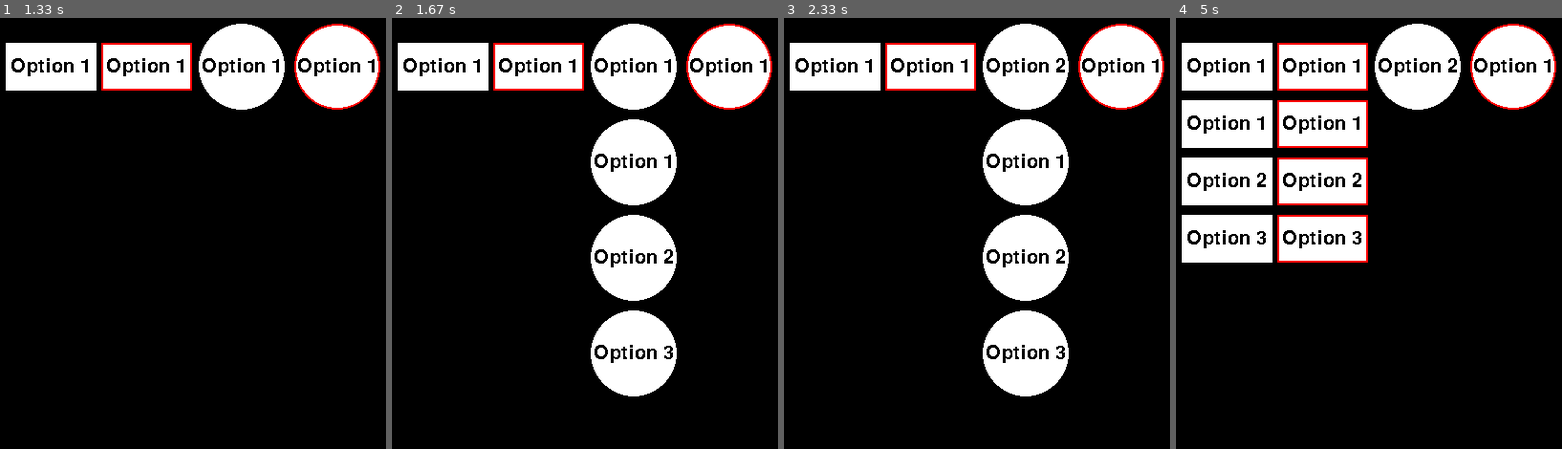
Above: before the commit, frames 1-4 (left to right).
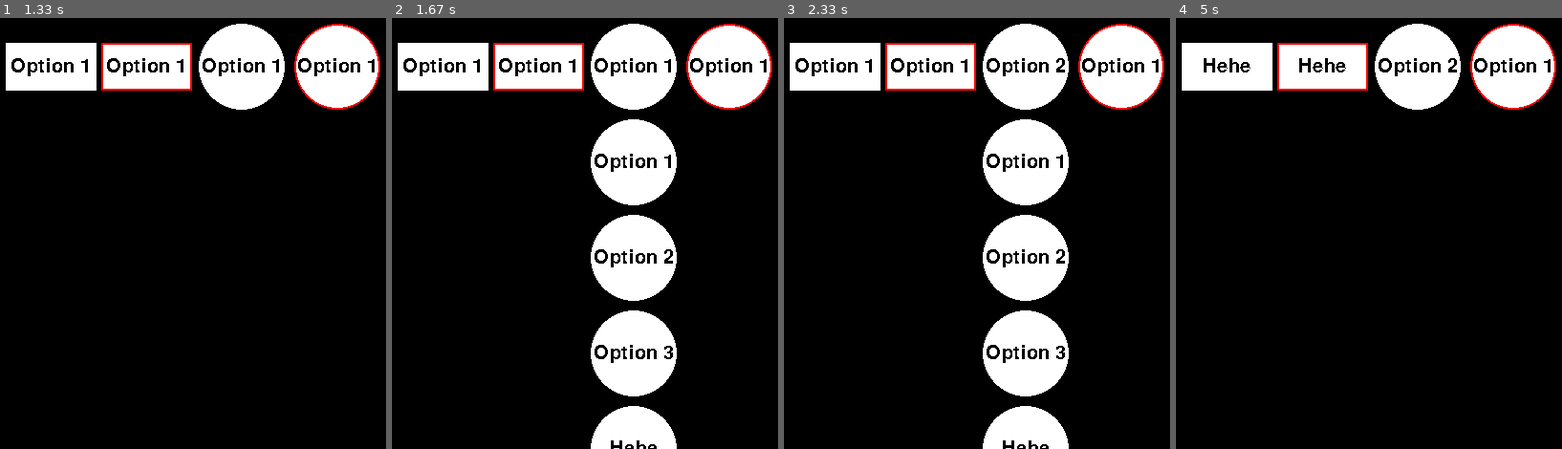
Above: after the commit, the same moments.

Repository: Ben-Edwards44/pygame-ui-toolkit
Game: pygame game, started from examples/dropdown.py
The game is run twice, just before and just after one commit, with the same random seed, the same clock (stepped at 60 frames per second) and the same inputs.
Inputs (mouse positions are in pixels of both pictures, inside the frame that each line leads up to):
- Up to frame 1 (1.33 s): no input
- Up to frame 2 (1.67 s): click (654, 43) at 1.38 s
- Up to frame 3 (2.33 s): click (1034, 250) at 1.72 s; click (988, 48) at 2.05 s
- Up to frame 4 (5 s): click (1376, 259) at 2.38 s; click (1291, 52) at 3.22 s; click (1322, 298) at 3.55 s, where only the run after the commit has a clickable "Hehe"; click (1322, 65) at 3.88 s, where only the run after the commit has a clickable "Hehe"; click (1322, 65) at 4.22 s, where only the run after the commit has a clickable "Hehe"; click (1226, 48) at 4.55 s; click (1257, 293) at 4.88 s

Frame 1 is identical in both runs. In frame 2, 1.6% of the frame differs, in the area x 51-74%, y 90-100%; in frame 3, 1.6%; in frame 4, 15%, in the area x 1-50%, y 9-57%.

Commit message:
Added on_option_changed to all dropdown menus

Diff:
--- a/examples/dropdown.py
+++ b/examples/dropdown.py
@@ -2,7 +2,7 @@
 from src.elements import dropdown
 
 
-OPTIONS = ["Option 1", "Option 2", "Option 3"]
+OPTIONS = ["Option 1", "Option 2", "Option 3", "Hehe"]
 
 FONT_COLOUR = (0, 0, 0)
 FONT_SIZE = 30
@@ -22,12 +22,16 @@
     print("click")
 
 
+def on_option_changed(option):
+    print(option.text_wrapper.text)
+
+
 def create_dropdowns():
-    rect = dropdown.RectDropdown(window, OPTIONS, 100, 100, BACKGROUND_COLOUR, 95, 50, FONT_COLOUR, FONT_SIZE, on_click=on_click)
-    bord_rect = dropdown.BorderedRectDropdown(window, OPTIONS, 200, 100, BACKGROUND_COLOUR, BORDER_COLOUR, 95, 50, BORDER_WIDTH, FONT_COLOUR, FONT_SIZE, on_click=on_click)
+    rect = dropdown.RectDropdown(window, OPTIONS, 100, 100, BACKGROUND_COLOUR, 95, 50, FONT_COLOUR, FONT_SIZE, on_click=on_click, on_option_changed=on_option_changed)
+    bord_rect = dropdown.BorderedRectDropdown(window, OPTIONS, 200, 100, BACKGROUND_COLOUR, BORDER_COLOUR, 95, 50, BORDER_WIDTH, FONT_COLOUR, FONT_SIZE, on_click=on_click, on_option_changed=on_option_changed)
 
-    circ = dropdown.CircleDropdown(window, OPTIONS, 300, 100, BACKGROUND_COLOUR, 45, FONT_COLOUR, FONT_SIZE, on_click=on_click)
-    bord_circ = dropdown.BorderedCircleDropdown(window, OPTIONS, 400, 100, BACKGROUND_COLOUR, BORDER_COLOUR, 45, BORDER_WIDTH, FONT_COLOUR, FONT_SIZE, on_click=on_click)
+    circ = dropdown.CircleDropdown(window, OPTIONS, 300, 100, BACKGROUND_COLOUR, 45, FONT_COLOUR, FONT_SIZE, on_click=on_click, on_option_changed=on_option_changed)
+    bord_circ = dropdown.BorderedCircleDropdown(window, OPTIONS, 400, 100, BACKGROUND_COLOUR, BORDER_COLOUR, 45, BORDER_WIDTH, FONT_COLOUR, FONT_SIZE, on_click=on_click, on_option_changed=on_option_changed)
 
     return [rect, bord_rect, circ, bord_circ]
 
--- a/src/elements/dropdown.py
+++ b/src/elements/dropdown.py
@@ -32,10 +32,12 @@
 
 
 class Dropdown(toggle.Toggle):
-    def __init__(self, button_object: object, option_buttons: list[object], option_names: list[str], font_colour: tuple[int], font_size: int, font_name: str | None = None, initial_option: int = 0, start_active: bool = False, antialias: bool = False) -> None:
+    def __init__(self, button_object: object, option_buttons: list[object], option_names: list[str], font_colour: tuple[int], font_size: int, font_name: str | None = None, on_option_changed: callable = None, initial_option: int = 0, start_active: bool = False, antialias: bool = False) -> None:
         self.font_colour = font_colour
         self.font_size = font_size
         self.font_name = font_name
+
+        self.on_option_changed = on_option_changed
 
         self.antialias = antialias
 
@@ -69,6 +71,8 @@
 
         self.text_wrapper.update_text(option.text_wrapper.text, self.font_colour, self.font_size, self.font_name)
 
+        utils.call_func(self.on_option_changed, option)
+
     def update(self) -> None:
         self.text_wrapper.update()
 
@@ -81,11 +85,11 @@
 
 
 class RectDropdown(Dropdown):
-    def __init__(self, surface: pygame.Surface, option_names …(136 unchanged characters)…  str | None = None, y_offset: int = 10, initial_option: int = 0, on_click: calla …(153 unchanged characters)…
+    def __init__(self, surface: pygame.Surface, option_names …(136 unchanged characters)…  str | None = None, y_offset: int = 10, on_option_changed: callable = None, initial_option: int = 0, on_click: calla …(153 unchanged characters)…
         button_object = button.RectButton(surface, x, y, background_colour, width, height, on_click, on_hover, on_normal, corner_radius)
         option_buttons = self.create_buttons(surface, len(option_names), x, y, background_colour, width, height, y_offset, on_click, on_hover, on_normal, corner_radius)
 
-        super().__init__(button_object, option_buttons, option_names, font_colour, font_size, font_name, initial_option, start_active, antialias)
+        super().__init__(button_object, option_buttons, option_names, font_colour, font_size, font_name, on_option_changed, initial_option, start_active, antialias)
 
     def create_buttons(self, surface: pygame.Surface, num_options: int, x: int, y: int, colour: tuple[int], width: int, height: int, y_offset: int, on_click: callable, on_hover: callable, on_normal: callable, corner_radius: int) -> list[button.RectButton]:
         buttons = []
@@ -99,11 +103,11 @@
 
 
 class CircleDropdown(Dropdown):
-    def __init__(self, surface: pygame.Surface, option_names …(124 unchanged characters)…  str | None = None, y_offset: int = 10, initial_option: int = 0, on_click: calla …(128 unchanged characters)…
+    def __init__(self, surface: pygame.Surface, option_names …(124 unchanged characters)…  str | None = None, y_offset: int = 10, on_option_changed: callable = None, initial_option: int = 0, on_click: calla …(128 unchanged characters)…
         button_object = button.CircleButton(surface, x, y, background_colour, radius, on_click, on_hover, on_normal)
         option_buttons = self.create_buttons(surface, len(option_names), x, y, background_colour, radius, y_offset, on_click, on_hover, on_normal)
 
-        super().__init__(button_object, option_buttons, option_names, font_colour, font_size, font_name, initial_option, start_active, antialias)
+        super().__init__(button_object, option_buttons, option_names, font_colour, font_size, font_name, on_option_changed, initial_option, start_active, antialias)
 
     def create_buttons(self, surface: pygame.Surface, num_options: int, x: int, y: int, colour: tuple[int], radius: int, y_offset: int, on_click: callable, on_hover: callable, on_normal: callable) -> list[button.RectButton]:
         buttons = []
@@ -117,11 +121,11 @@
 
 
 class BorderedRectDropdown(Dropdown):
-    def __init__(self, surface: pygame.Surface, option_names …(182 unchanged characters)…  str | None = None, y_offset: int = 10, initial_option: int = 0, on_click: calla …(153 unchanged characters)…
+    def __init__(self, surface: pygame.Surface, option_names …(182 unchanged characters)…  str | None = None, y_offset: int = 10, on_option_changed: callable = None, initial_option: int = 0, on_click: calla …(153 unchanged characters)…
         button_object = button.BorderedRectButton(surface, x, y, background_colour, border_colour, width, height, border_width, on_click, on_hover, on_normal, corner_radius)
         option_buttons = self.create_buttons(surface, len(option_names), x, y, background_colour, border_colour, width, height, border_width, y_offset, on_click, on_hover, on_normal, corner_radius)
 
-        super().__init__(button_object, option_buttons, option_names, font_colour, font_size, font_name, initial_option, start_active, antialias)
+        super().__init__(button_object, option_buttons, option_names, font_colour, font_size, font_name, on_option_changed, initial_option, start_active, antialias)
 
     def create_buttons(self, surface: pygame.Surface, num_options: int, x: int, y: int, background_colour: tuple[int],  …(201 unchanged characters)…
         buttons = []
@@ -135,11 +139,11 @@
 
 
 class BorderedCircleDropdown(Dropdown):
-    def __init__(self, surface: pygame.Surface, option_names …(170 unchanged characters)…  str | None = None, y_offset: int = 10, initial_option: int = 0, on_click: calla …(128 unchanged characters)…
+    def __init__(self, surface: pygame.Surface, option_names …(170 unchanged characters)…  str | None = None, y_offset: int = 10, on_option_changed: callable = None, initial_option: int = 0, on_click: calla …(128 unchanged characters)…
         button_object = button.BorderedCircleButton(surface, x, y, background_colour, border_colour, radius, border_width, on_click, on_hover, on_normal)
         option_buttons = self.create_buttons(surface, len(option_names), x, y, background_colour, border_colour, radius, border_width, y_offset, on_click, on_hover, on_normal)
 
-        super().__init__(button_object, option_buttons, option_names, font_colour, font_size, font_name, initial_option, start_active, antialias)
+        super().__init__(button_object, option_buttons, option_names, font_colour, font_size, font_name, on_option_changed, initial_option, start_active, antialias)
 
     def create_buttons(self, surface: pygame.Surface, num_options: int, x: int, y: int, background_colour: tuple[int], border_colour: tuple[int], radius: int, border_width: int, y_offset: int, on_click: callable, on_hover: callable, on_normal: callable) -> list[button.RectButton]:
         buttons = []
